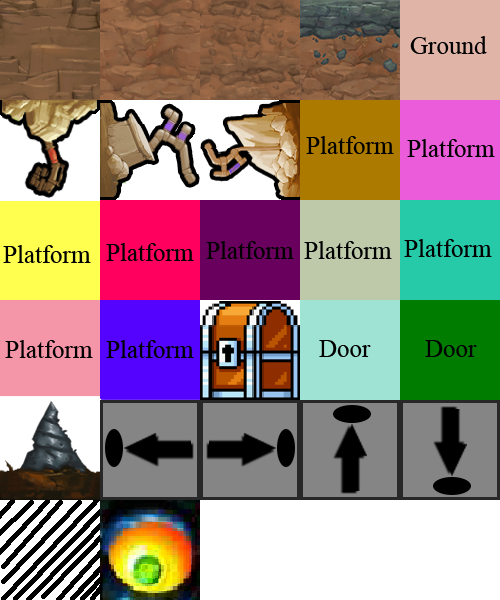
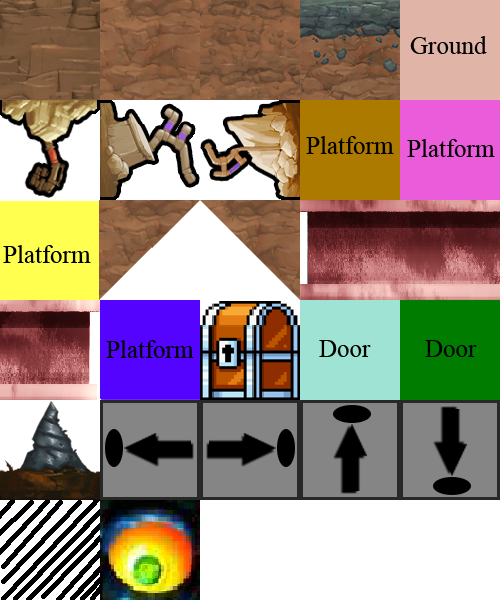
Revision of a layered 500×600 image; what changed, layer by layer:
added layer "Beam1" above "Beam 2" over (x1=300, y1=200, x2=400, y2=300)
added layer "Beam 2" above "Beam 3" over (x1=400, y1=200, x2=500, y2=300)
added layer "Beam 3" above "Metal Beam" over (x1=0, y1=300, x2=100, y2=400)
added layer "Layer 5 copy 3" above "Layer 5 copy 4" over (x1=99, y1=200, x2=200, y2=300)
added layer "Layer 5 copy 4" above "Layer 5" over (x1=200, y1=200, x2=300, y2=300)
painted on "Layer 0" over (x1=0, y1=200, x2=500, y2=396)
